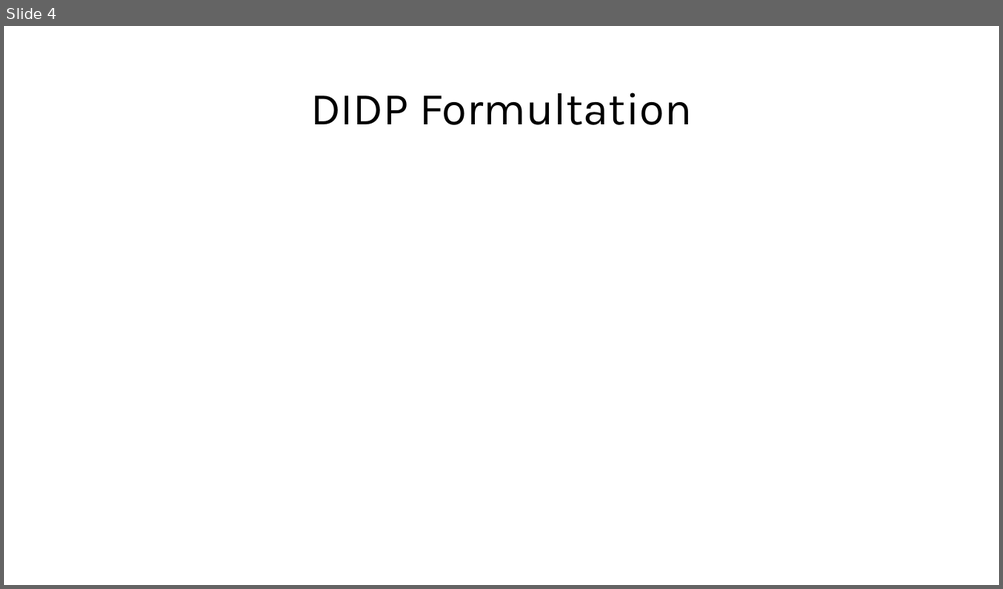
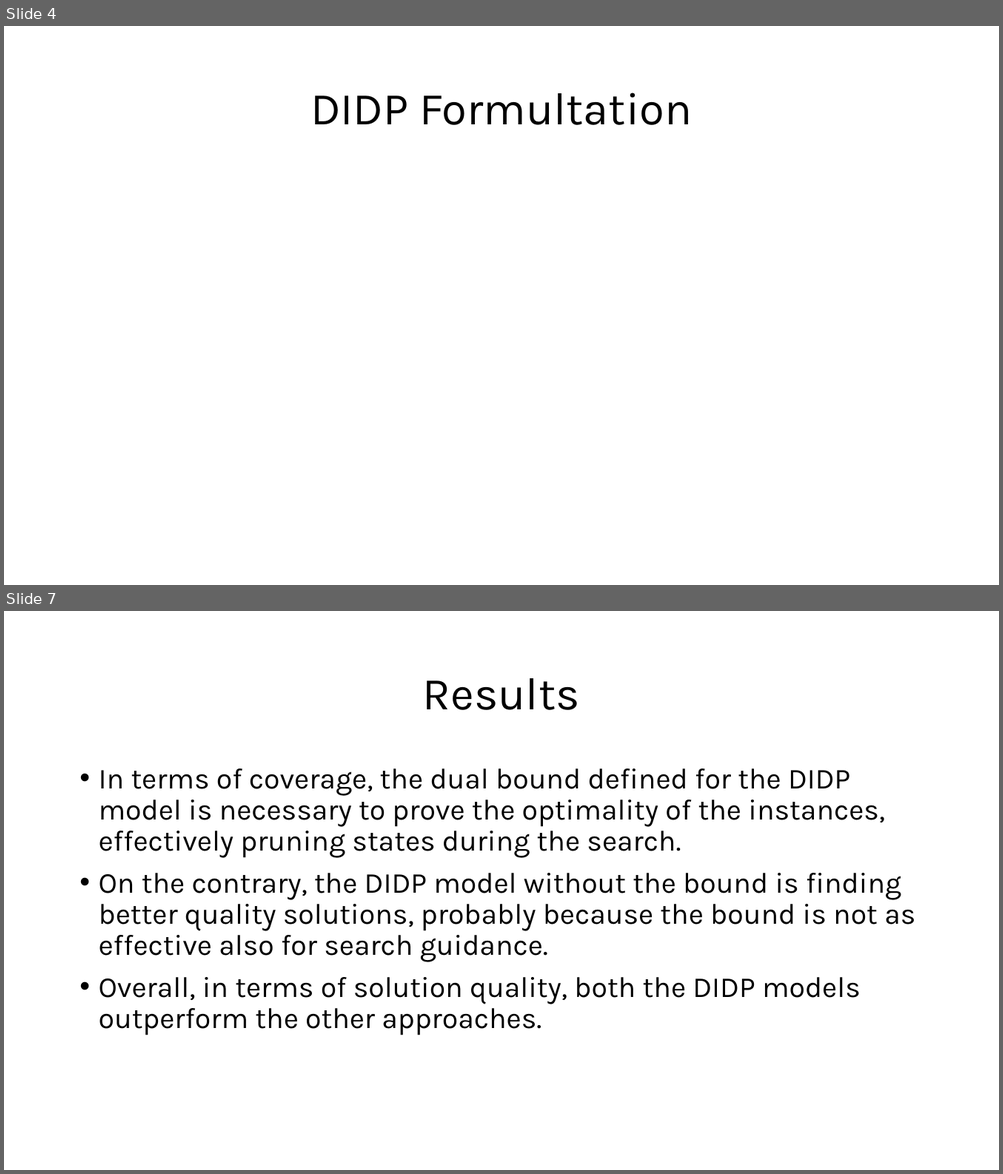
Before and after one commit to FabioGiordana/DIDP-On-Routing-Problems, a slide deck: mmcvrp/MM-CVRP.pptx. Shown one above the other, each under a label of ours: slide 4 before the commit, slides 4 and 7 after it; the slides between them are not shown. The pictures are 1003x589 and 1003x1174 pixels, drawn with LibreOffice and Linux fonts; fonts in the diff are those of the drawing; grey boxes stand for pictures. Boxes give left, top, right and bottom in pixels: in the first picture for what was removed or moved away, otherwise in the second. Text is boxed around its words. In the diff, an @@ line names an element or a change of style, - is before the commit and + after.

```diff
--- a/mmcvrp/MM-CVRP.pptx
+++ b/mmcvrp/MM-CVRP.pptx
@@ slide 7 added at [4, 611, 999, 1170], background #FFFFFF @@
@@ title added at [423, 678, 580, 710], 44 pt, text #000000 @@
+Results
@@ text added at [99, 769, 915, 1036], 28 pt, text #000000 @@
+• In terms of coverage, the dual bound defined for the DIDP model is necessary to prove the optimality of the instances, effectively pruning states during the search.
+• On the contrary, the DIDP model without the bound is finding better quality solutions, probably because the bound is not as effective also for search guidance.
+• Overall, in terms of solution quality, both the DIDP models outperform the other approaches.
```
Also in this commit, not shown: 3 slides changed, 1 other file.
